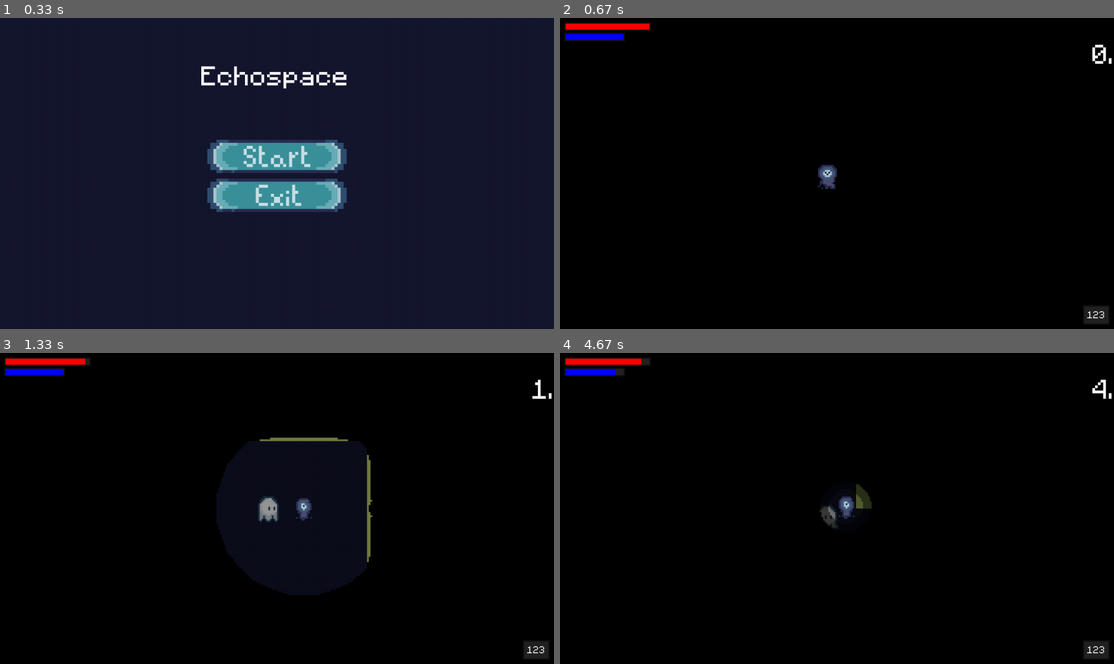
Above: before the commit, frames 1-4 (two rows, left to right).
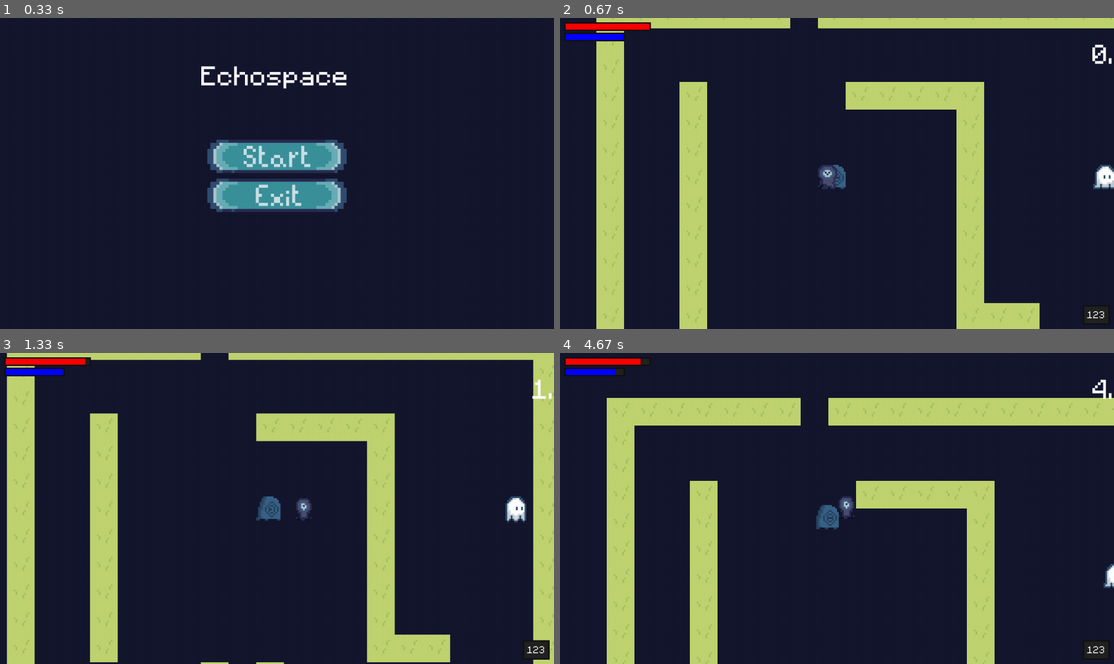
Above: after the commit, the same moments.

Repository: SushiOnToast/pygame-community-spring-jam-2025
Game: pygame game, started from code/main.py
Two runs of this game, one before a commit and one after it. Both use one fixed random seed, a clock stepped at 60 frames per second and the inputs below.
Inputs (mouse positions are in pixels of both pictures, inside the frame that each line leads up to):
- Up to frame 1 (0.33 s): no input
- Up to frame 2 (0.67 s): click (837, 154) at 0.38 s
- Up to frame 3 (1.33 s): tap Space at 0.67 s; hold D from 1 s (still down)
- Up to frame 4 (4.67 s): release D at 1.47 s; hold W 1.5-1.8 s; hold D 1.83-2.3 s; hold A 2.33-2.87 s; hold S 2.9-3.2 s; hold A 3.23-3.63 s; hold W 3.67-4.03 s; hold D from 4.07 s (still down)

Frame 1 is identical in both runs. In frame 2, 99% of the frame differs, in the area x 0-100%, y 0-100%; in frame 3, 87%; in frame 4, 99%.

Commit message:
added both enemies to map

Diff:
--- a/code/enemy.py
+++ b/code/enemy.py
@@ -11,20 +11,6 @@
         super().__init__(groups)
         self.sprite_type = 'enemy'
 
-        #graphics setup
-        #self.import_graphics(monster_name)
-        self.spritesheet = pygame.image.load(
-        "graphics/player/Untitled_Artwork 12.png").convert_alpha()
-        self.animations = import_character_sprites(
-            self.spritesheet, self.spritesheet.get_width()/4, self.spritesheet.get_height()/4)
-        self.status = "down_idle"
-        self.image = self.animations[self.status][self.frame_index]
-
-        #movement
-        self.rect = self.image.get_rect(topleft = pos)
-        self.hitbox = self.rect.inflate(0,-10)
-        self.obstacle_sprites = obstacle_sprites
-
         #stats
         self.monster_name = monster_name
         monster_info = monster_data[self.monster_name]
@@ -36,8 +22,24 @@
         self.attack_radius = monster_info['attack_radius']
         self.notice_radius = monster_info['notice_radius']
         self.attack_type = monster_info['attack_type']
+        self.source_path = monster_info['sprite_path']
 
         self.direction = pygame.math.Vector2()
+
+        #graphics setup
+        #self.import_graphics(monster_name)
+        self.spritesheet = pygame.image.load(self.source_path).convert_alpha()
+        self.animations = import_character_sprites(
+            self.spritesheet, self.spritesheet.get_width()/4, self.spritesheet.get_height()/4)
+        self.status = "down_idle"
+        self.image = self.animations[self.status][self.frame_index]
+
+        #movement
+        self.rect = self.image.get_rect(topleft = pos)
+        self.hitbox = self.rect.inflate(0,-10)
+        self.obstacle_sprites = obstacle_sprites
+
+
 
         #attack sound
         self.attack_sound = pygame.mixer.Sound(monster_info['attack_sound'])
--- a/code/level.py
+++ b/code/level.py
@@ -37,7 +37,9 @@
         if col == 'p' :
           self.player = Player((x, y), [self.visible_sprites], self.obstacle_sprites, self.cover_surf)
         elif col == 'e':
-          Enemy('slime', (x, y), [self.visible_sprites],self.obstacle_sprites)
+          Enemy('stalker', (x, y), [self.visible_sprites],self.obstacle_sprites)
+        elif col == 's':
+          Enemy('blind', (x, y), [self.visible_sprites], self.obstacle_sprites)
 
 
   def draw_overlay(self):
--- a/code/settings.py
+++ b/code/settings.py
@@ -19,7 +19,7 @@
 RAY_STEP = 2
 
 # debug
-TESTING_OVERLAY = True
+TESTING_OVERLAY = False
 
 # ui
 BAR_HEIGHT = 20
@@ -38,7 +38,8 @@
 
 #enemy
 monster_data = {
-    'slime':{'health':100,'exp': 100,'damage':2,'attack_type':'poop','attack_sound':'../graphics/audio/fart-with-reverb-39675.mp3','speed':1,'resistance':3,'attack_radius':80,'notice_radius':360}
+    'stalker':{'health':100,'exp': 100,'damage':2,'attack_type':'poop','attack_sound':'graphics/audio/fart-with-reverb-39675.mp3','sprite_path': 'graphics/player/Untitled_Artwork 12.png','speed':1,'resistance':3,'attack_radius':80,'notice_radius':360},
+    'blind': {'health':100,'exp': 100,'damage':2,'attack_type':'poop','attack_sound':'graphics/audio/fart-with-reverb-39675.mp3','sprite_path': 'graphics/player/Untitled_Artwork 11.png','speed':1,'resistance':3,'attack_radius':80,'notice_radius':360}
 }
 
 
@@ -69,7 +70,7 @@
         ' ', ' ', ' ', ' ', ' ', 'x'
     ],
     [
-        'x', ' ', ' ', 'x', ' ', ' ', ' ', ' ', 'p', 'e', ' ', ' ', ' ', 'x',
+        'x', ' ', ' ', 'x', ' ', ' ', ' ', ' ', 'p', 's', ' ', ' ', ' ', 'x',
         ' ', ' ', ' ', ' ', 'e', 'x'
     ],
     [
